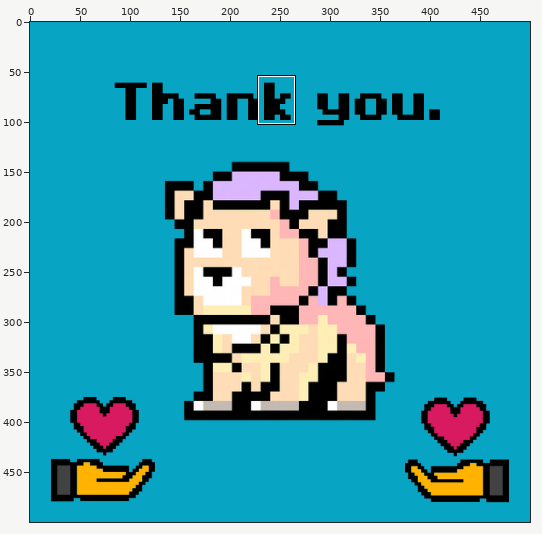
Two states of a sprite sheet, Caring Creatures Website/img/successCC.png. Above: a wide view before the commit, with the close-up outlined.
Close-up. Earlier state:
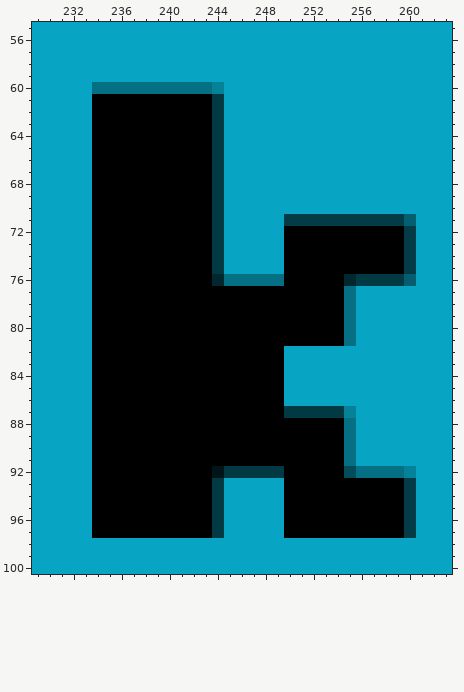
The file is 500x500 pixels. Shown: x 229..263, y 55..100. The commit also changed other parts of the picture, which this record leaves out.
After the commit:
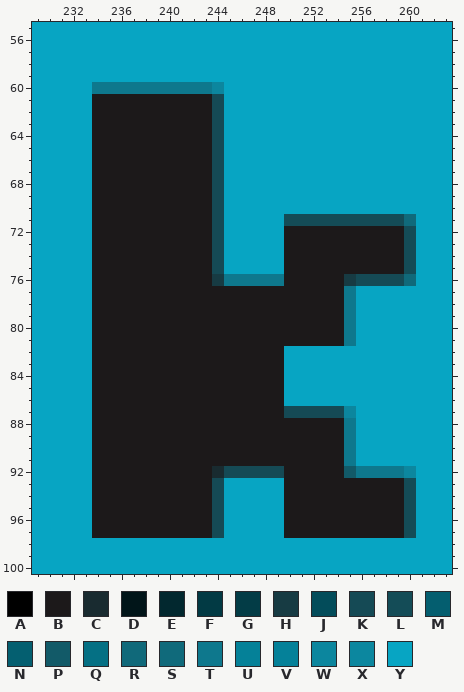
Palette (. is transparent): A #000000  B #1c191a  C #192b30  D #011519  E #02282f  F #023a44  G #033c46  H #173b43  J #034c5a  K #154a55  L #144c57  M #045e6f  N #045f70  P #125a68  Q #057084  R #10697a  S #106a7b  T #0e788d  U #058198  V #058199  W #0c869e  X #0c879f  Y #07a5c3
Edits made:
Changed rows in their new state; - is an unchanged pixel.
first column x 234:
 60 TTTTTTTTTTW----------------
 61 BBBBBBBBBBK----------------
 62 BBBBBBBBBBK----------------
 63 BBBBBBBBBBK----------------
 64 BBBBBBBBBBK----------------
 65 BBBBBBBBBBK----------------
 66 BBBBBBBBBBK----------------
 67 BBBBBBBBBBK----------------
 68 BBBBBBBBBBK----------------
 69 BBBBBBBBBBK----------------
 70 BBBBBBBBBBK----------------
 71 BBBBBBBBBBK-----LLLLLLLLLLS
 72 BBBBBBBBBBK-----BBBBBBBBBBL
 73 BBBBBBBBBBK-----BBBBBBBBBBL
 74 BBBBBBBBBBK-----BBBBBBBBBBL
 75 BBBBBBBBBBK-----BBBBBBBBBBL
 76 BBBBBBBBBBHTTTTTBBBBBHKKKKR
 77 BBBBBBBBBBBBBBBBBBBBBT-----
 78 BBBBBBBBBBBBBBBBBBBBBT-----
 79 BBBBBBBBBBBBBBBBBBBBBT-----
 80 BBBBBBBBBBBBBBBBBBBBBT-----
 81 BBBBBBBBBBBBBBBBBBBBBT-----
 82 BBBBBBBBBBBBBBBB-----------
 83 BBBBBBBBBBBBBBBB-----------
 84 BBBBBBBBBBBBBBBB-----------
 85 BBBBBBBBBBBBBBBB-----------
 86 BBBBBBBBBBBBBBBB-----------
 87 BBBBBBBBBBBBBBBBKKKKKW-----
 88 BBBBBBBBBBBBBBBBBBBBBT-----
 89 BBBBBBBBBBBBBBBBBBBBBT-----
 90 BBBBBBBBBBBBBBBBBBBBBT-----
 91 BBBBBBBBBBBBBBBBBBBBBT-----
 92 BBBBBBBBBBCKKKKKBBBBBPTTTTX
 93 BBBBBBBBBBK-----BBBBBBBBBBL
 94 BBBBBBBBBBK-----BBBBBBBBBBL
 95 BBBBBBBBBBK-----BBBBBBBBBBL
 96 BBBBBBBBBBK-----BBBBBBBBBBL
 97 BBBBBBBBBBK-----BBBBBBBBBBL
Pixel boxes of the changes (left, top, right, bottom) in both close-ups:
changed: (92, 82, 416, 538)
